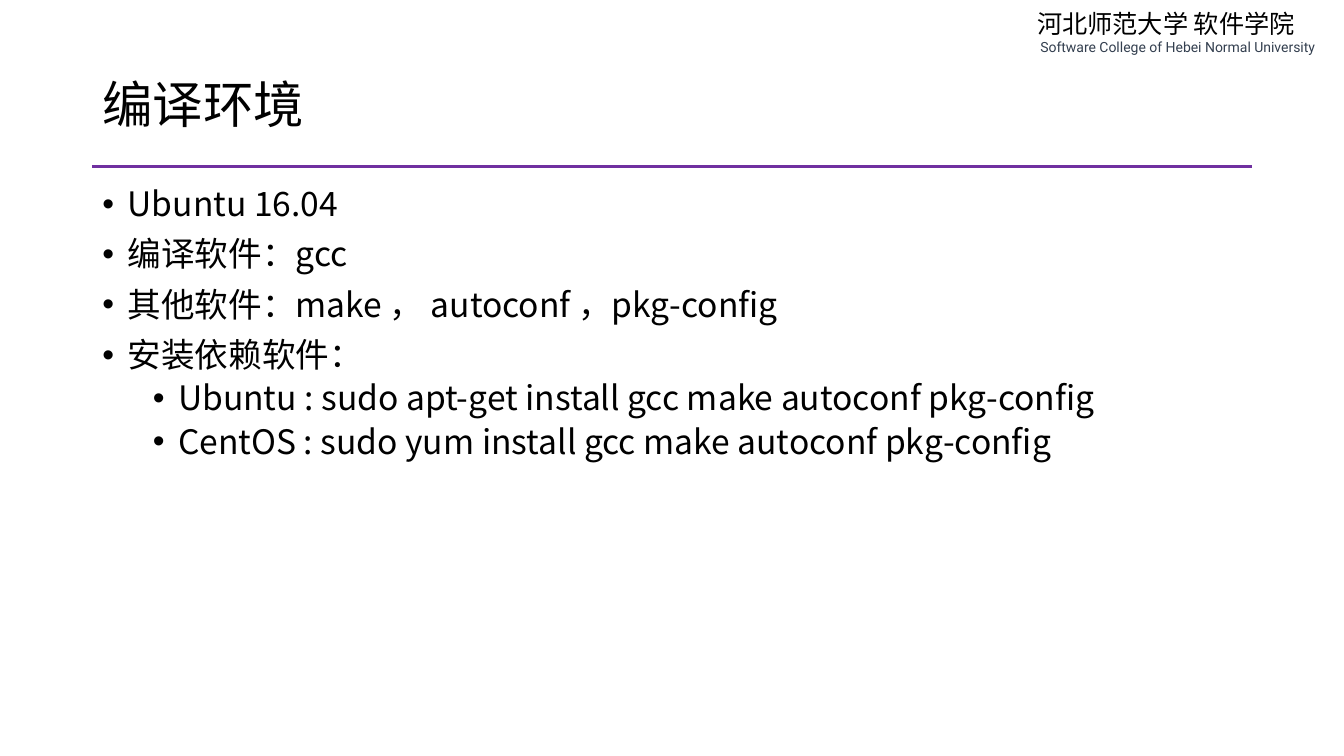
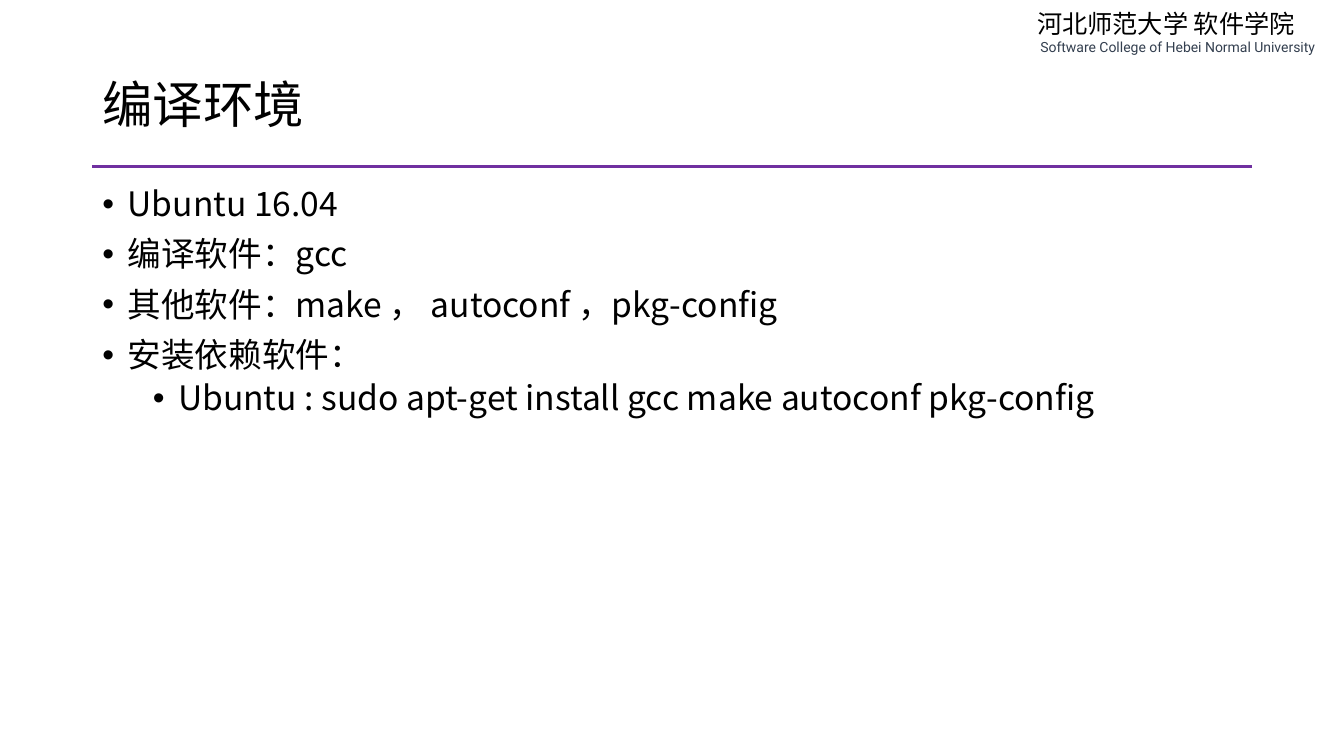
Before and after one commit to edu2act/course-php-serverside-development-on-linux, a slide deck: slide 8 of materials/slides/ch02-complie-php-source-code.pptx. Drawn at 1344x756 pixels with LibreOffice and Linux fonts; fonts in the diff are those of the drawing. Boxes give left, top, right and bottom in pixels: in the first picture for what was removed or moved away, otherwise in the second. Text is boxed around its words. In the diff, an @@ line names an element or a change of style, - is before the commit and + after.

```diff
--- a/materials/slides/ch02-complie-php-source-code.pptx
+++ b/materials/slides/ch02-complie-php-source-code.pptx
@@ text at (178,427,1051,463): paragraph removed @@
-  • CentOS : sudo yum install gcc make autoconf pkg-config
```
Also in this commit, not shown: 6 other slides changed, 1 other file.
